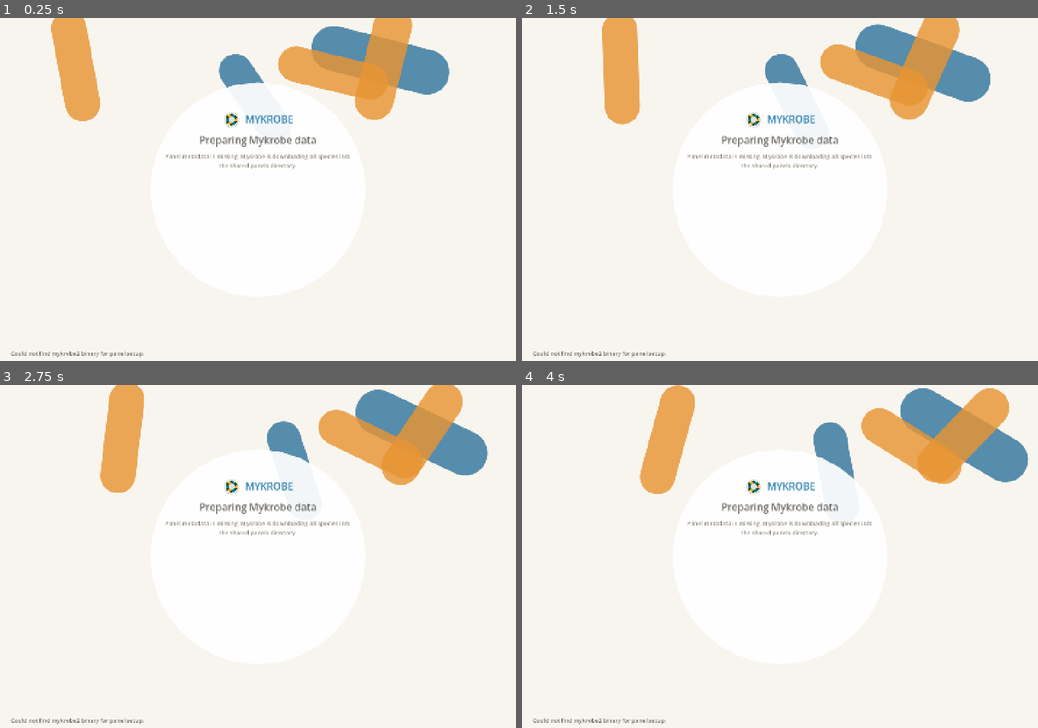
Above: before the commit, frames 1-4 (two rows, left to right).
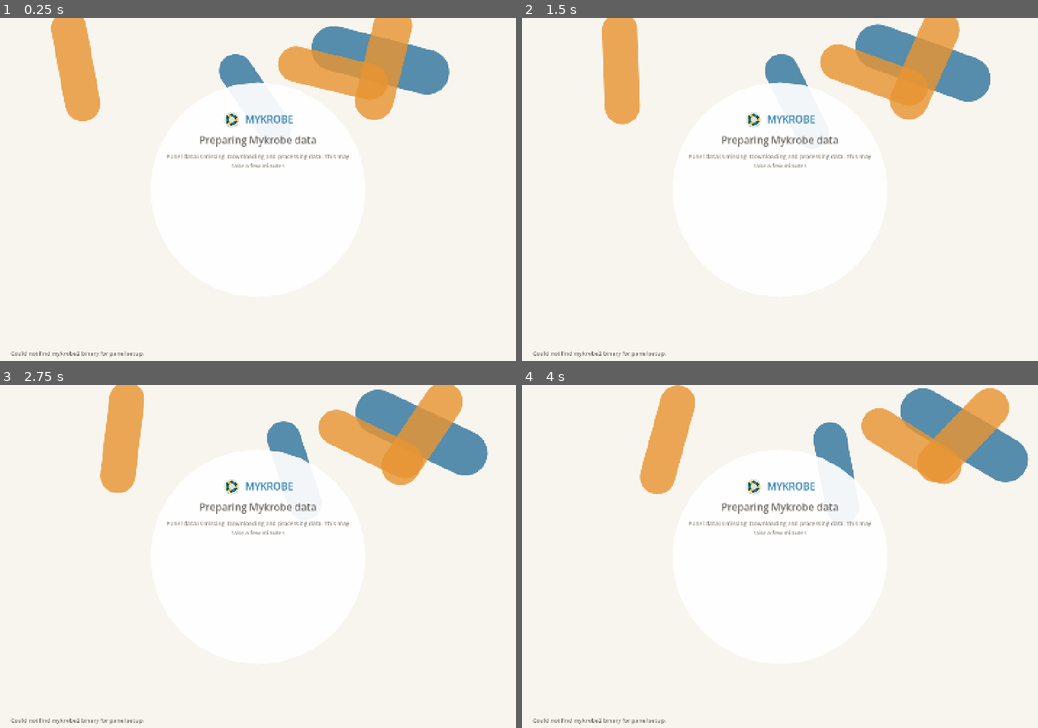
Above: after the commit, the same moments.

Repository: Mykrobe-tools/mykrobe2
Game: Godot game, scene res://scenes/main.tscn
Two runs of this game, one before a commit and one after it. Both use one fixed random seed, a clock stepped at 60 frames per second and the inputs below.
Inputs:
- Up to frame 1 (0.25 s): no input
- Up to frame 2 (1.5 s): no input
- Up to frame 3 (2.75 s): no input
- Up to frame 4 (4 s): no input

The runs differ from the first frame. In frame 1, 0.3% of the frame differs, in the area x 32-68%, y 39-44%; in frame 2, 0.3%; in frame 3, 0.3%; in frame 4, 0.3%.

Commit message:
Clarify GUI panel download message

Diff:
--- a/gui/scripts/main.gd
+++ b/gui/scripts/main.gd
@@ -476,10 +476,7 @@
 	var panels_dir := panels_dir_edit.text.strip_edges()
 	var manifest_exists := FileAccess.file_exists(panels_dir.path_join("manifest.json"))
 	if _panels_setup.is_running() or not manifest_exists:
-		if _panels_setup.is_running():
-			bootstrap_status_label.text = "Downloading panel metadata and species data. This can take a little while."
-		else:
-			bootstrap_status_label.text = "Panel metadata is missing. Mykrobe is downloading all species into the shared panels directory."
+		bootstrap_status_label.text = "Panel data is missing. Downloading and processing data. This may take a few minutes"
 		_show_bootstrap_view()
 		return
 	if _current_result_text != "":
